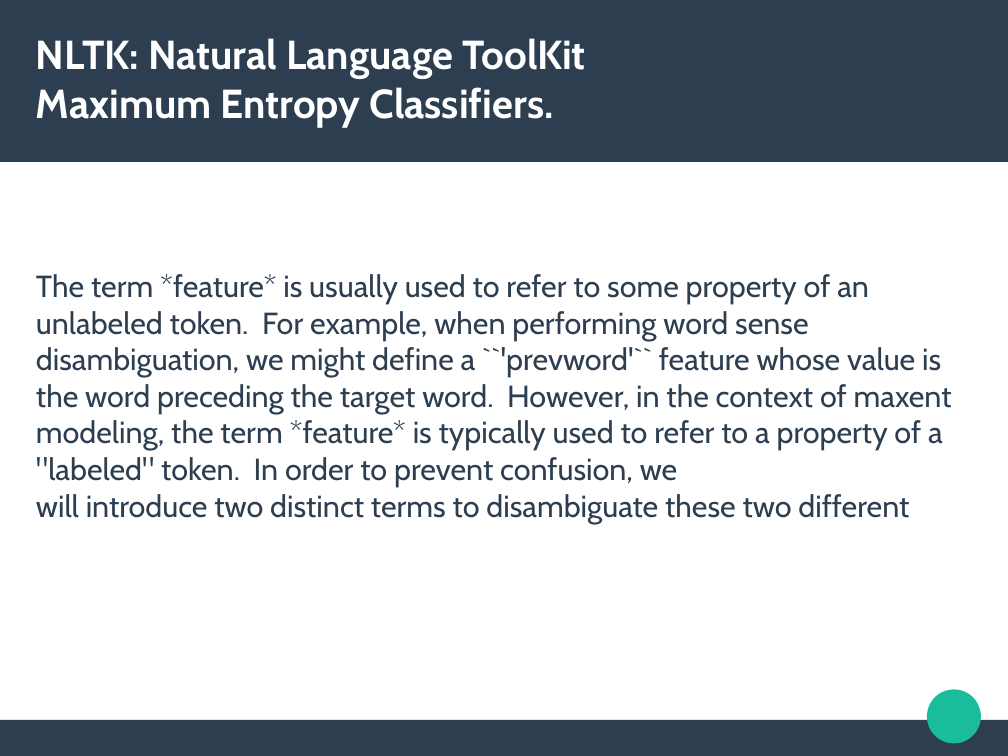
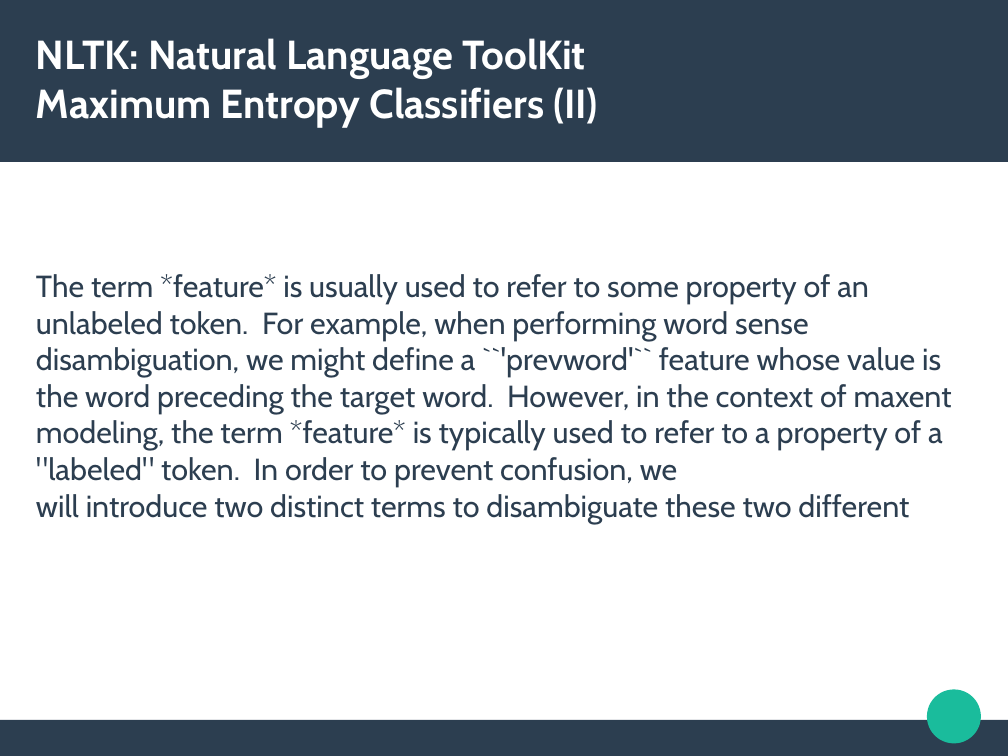
Before and after one commit to Lingwars/GAPLEN, a slide deck: slide 8 of docs/materials/classify.odp (slide 6 before the commit). Drawn at 1008x756 pixels with LibreOffice and Linux fonts; fonts in the diff are those of the drawing. Boxes give left, top, right and bottom in pixels: in the first picture for what was removed or moved away, otherwise in the second. Text is boxed around its words. In the diff, an @@ line names an element or a change of style, - is before the commit and + after.

```diff
--- a/docs/materials/classify.odp
+++ b/docs/materials/classify.odp
@@ title at <box>36,38,597,127</box>: text changed @@
-NLTK: Natural Language ToolKit
-Maximum Entropy Classifiers.
+NLTK: Natural Language ToolKit
+Maximum Entropy Classifiers (II)
```
Also in this commit, not shown: 3 other slides changed, 9 slides added.
